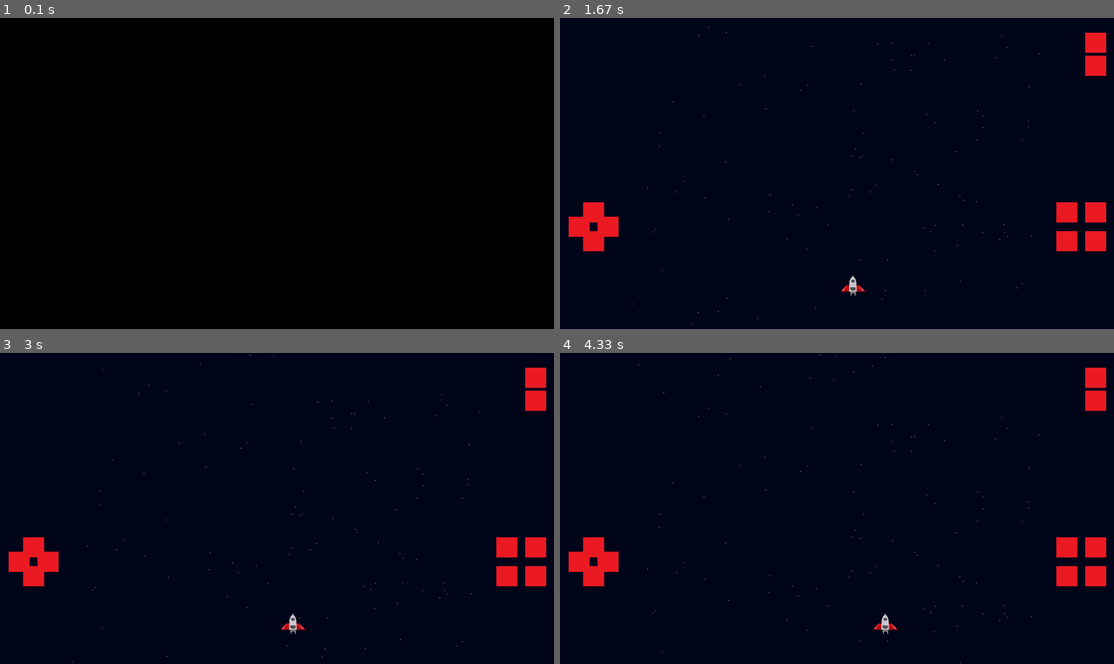
Above: before the commit, frames 1-4 (two rows, left to right).
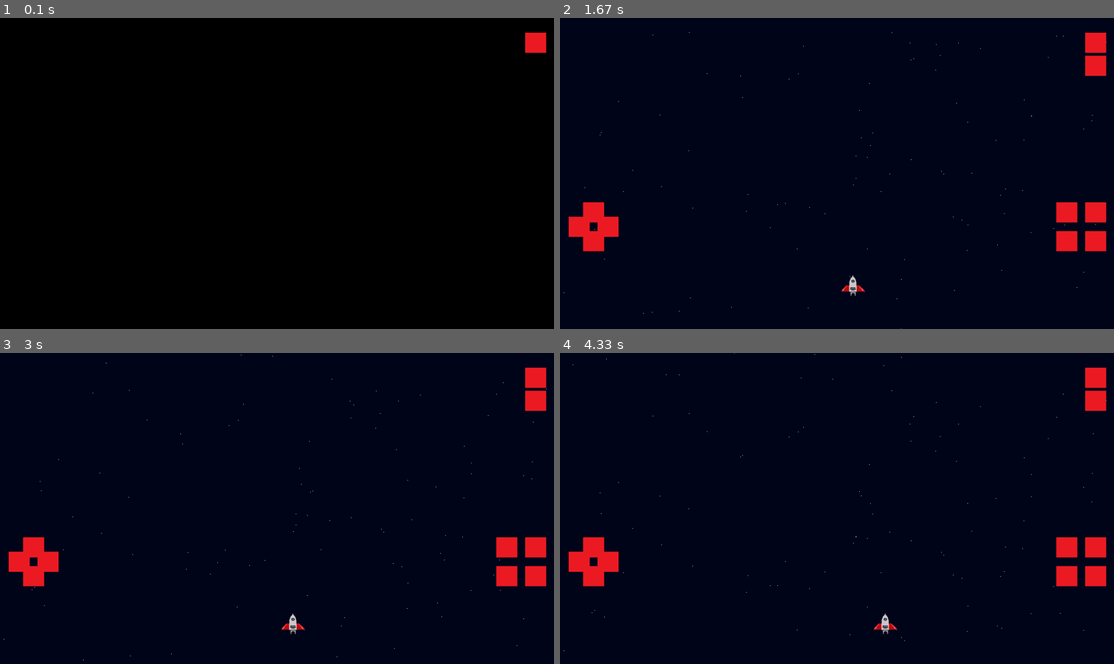
Above: after the commit, the same moments.

Repository: MicaelaEdith/spacecraftGame-pygame
Game: pygame game, started from main.py
Same seed, same stepped clock (60 frames per second), same inputs: the game is played once before the commit and once after it.
Inputs (mouse positions are in pixels of both pictures, inside the frame that each line leads up to):
- Up to frame 1 (0.1 s): no input
- Up to frame 2 (1.67 s): click (1097, 42) at 0.38 s; click (593, 210) at 0.72 s; press the mouse at (609, 226) at 1.03 s; move the mouse to (781, 179) at 1.13 s; release the mouse at (953, 133) at 1.27 s; press the mouse at (593, 241) at 1.37 s; move the mouse to (676, 173) at 1.47 s; release the mouse at (759, 108) at 1.6 s
- Up to frame 3 (3 s): press the mouse at (33, 545) at 1.7 s; move the mouse to (127, 552) at 1.8 s; release the mouse at (221, 558) at 1.93 s; press the mouse at (33, 576) at 2.03 s; move the mouse to (60, 576) at 2.13 s; release the mouse at (88, 580) at 2.27 s; press the mouse at (33, 576) at 2.37 s; move the mouse to (138, 508) at 2.47 s; release the mouse at (243, 440) at 2.6 s
- Up to frame 4 (4.33 s): press the mouse at (609, 561) at 3.2 s; move the mouse to (654, 564) at 3.3 s; release the mouse at (704, 564) at 3.43 s; press the mouse at (609, 561) at 3.53 s; move the mouse to (704, 583) at 3.63 s; release the mouse at (803, 604) at 3.77 s; press the mouse at (593, 576) at 3.87 s; move the mouse to (654, 589) at 3.97 s; release the mouse at (715, 604) at 4.1 s

The runs differ from the first frame. In frame 1, 0.3% of the frame differs, in the area x 94-99%, y 4-12%; in frame 2, 0.1%; in frame 3, 0.1%; in frame 4, 0.1%.

Commit message:
fix menu

Diff:
--- a/main.py
+++ b/main.py
@@ -1,8 +1,8 @@
 import pygame
 import os, sys
 from playerController import Player
-from map import Starts, Button
-from menu import Menu, Pause
+from map import Starts
+from menu import Menu, Pause, Button
 
 pygame.init()
 
@@ -38,7 +38,7 @@
 player = Player(xPosition, yPosition, screenHeight, screenWidth)
 starts1 = Starts(screenWidth, screenHeight)
 starts2 = Starts(screenWidth, screenHeight)
-starts2.speed = 1
+starts2.speed = .5
 starts2.quiet = True
 
 # Crear botones
@@ -66,18 +66,18 @@
 
 # Bucle Menu
 while not game:
-	for event in pygame.event.get():
-		if event.type == pygame.MOUSEBUTTONDOWN:
-	            mouse_pos = pygame.mouse.get_pos()
-	            for button in buttons_menu:
-	                button.is_clicked(mouse_pos)
+    for event in pygame.event.get():
+        if event.type == pygame.MOUSEBUTTONDOWN:
+            mouse_pos = pygame.mouse.get_pos()
+            for button in buttons_menu:
+                button.is_clicked(mouse_pos)
+            if buttons_menu[0].clicked:
+                game = True
+    menu.draw(display)
+    buttons_menu[0].draw(display)
+    pygame.display.flip()
+    clock.tick(60)
 
-	            if buttons_menu[0].clicked:
-	                game = True
-
-
-	menu.draw(display)
-	buttons_menu[0].draw(display)
 
 # Bucle principal
 while game:
--- a/map.py
+++ b/map.py
@@ -1,20 +1,5 @@
 import pygame, random
 
-class Button(pygame.sprite.Sprite):
-    def __init__(self, x, y, image_path):
-        super().__init__()
-        self.image = pygame.image.load(image_path)
-        self.rect = self.image.get_rect(topleft=(x, y))
-        self.clicked = False
-
-    def draw(self, display):
-        display.blit(self.image, self.rect.topleft)
-
-    def is_clicked(self, mouse_pos):
-        if self.rect.collidepoint(mouse_pos):
-            self.clicked = True
-        else:
-            self.clicked = False
 
 class Starts():
     def __init__(self, screenW, screenH):
@@ -26,7 +11,7 @@
         self.quiet = False
         for i in range(50):
             self.xPosition = random.randrange((self.screenW - (screenW + 10)), (screenW + 10))
-            self.xPosition = random.randrange(int(self.screenW / 8), int((screenW / 8 * 7)))
+            self.xPosition = random.randrange(1, int(screenW - 1))
             self.yPosition = random.randrange(-5, self.screenH)
             self.positionList.append([self.xPosition, self.yPosition])
 
@@ -41,13 +26,13 @@
                     i[1] += self.speed
                 else:
                     i[1] = -5
-                    i[0] = random.randrange(int(self.screenW / 8), int((self.screenW / 8 * 7)))
+                    i[0] = random.randrange(1, int(self.screenW - 1))
             else:
                 if(i[1] < self.screenH + 2.5):
                     i[1] += self.speed
                 else:
                     i[1] = -2.5
-                    i[0] = random.randrange(int(self.screenW / 8), int((self.screenW / 8 * 7)))
+                    i[0] = random.randrange(1, int(self.screenW - 1))
 
 
 """
--- a/menu.py
+++ b/menu.py
@@ -4,6 +4,7 @@
 class Menu():
 	def __init__(self, screenWidth, screenHeight):
 		self.init_menu = pygame.Surface((screenWidth, screenHeight))
+		self.init_menu.set_alpha(5)
 		self.init_menu.fill((50,50,50))
 
 
@@ -19,3 +20,20 @@
 
 	def draw(self, display):
 		display.blit(self.start_menu, (0, 0))
+
+
+class Button(pygame.sprite.Sprite):
+    def __init__(self, x, y, image_path):
+        super().__init__()
+        self.image = pygame.image.load(image_path)
+        self.rect = self.image.get_rect(topleft=(x, y))
+        self.clicked = False
+
+    def draw(self, display):
+        display.blit(self.image, self.rect.topleft)
+
+    def is_clicked(self, mouse_pos):
+        if self.rect.collidepoint(mouse_pos):
+            self.clicked = True
+        else:
+            self.clicked = False
